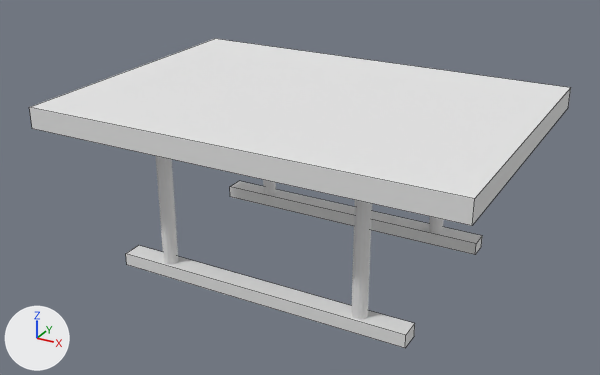
Before and after pictures for a commit that changed the Blender file blend/houses/posto.blend.
Rendered twice from a 50 mm camera at (24.2, -45.3, 27.9) aimed at (-0.4, -0.6, 5.6). Every picture has the same lights, and +X, +Y and +Z are marked at lower left. Mesh edges are drawn as thin lines on the coarser meshes.
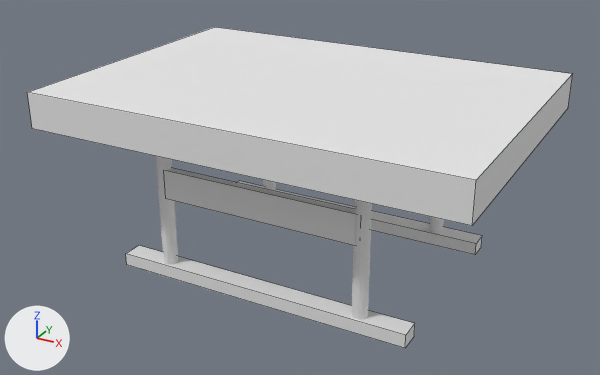
The change in detail:
me_cube has 8 vertices, 6 faces and spans x -2.35..2.35, y -2.35..2.35, z 3.55..4.03.
me_cube is used by ob_cube; location (0.0, 0.0, 0.0); scale (6.05, 4.33, 2.93).
me_cube part 1: the whole mesh is scaled about its middle by (1, 1, 1.68), then moved by (0.0, 0.0, 0.16).
Mesh me_cube_003 is new.
It is a box spanning x -1.0..1.0, y -1.0..1.0, z -1.0..1.0.
Object 'Cube.003' (ob_cube_003) is new; it shows me_cube_003.
Its location is (-0.13, -6.22, 6.66).
Its scale is (6.92, 0.277, 1.0).

Where the change shows, as pixel boxes [x1, y1, x2, y2] in the pictures (600 x 375 px):
'Cube', mesh rescaled (6% taller)
    before: [29, 39, 571, 226]
    after: [27, 27, 573, 226]
'Cube.003', added
    after: [165, 168, 355, 245]
